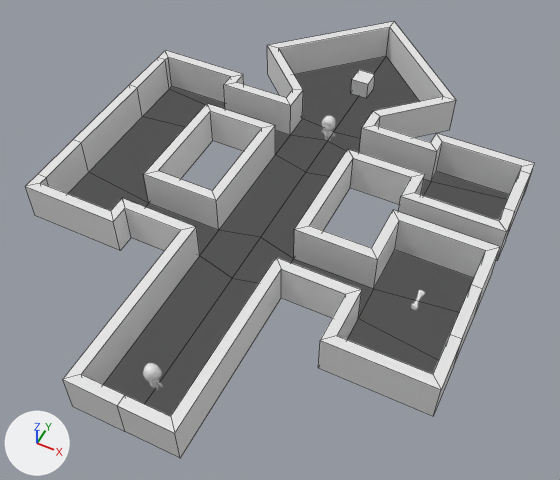
Renders of the Blender file scenes/level1.blend from each side of a commit.
One viewpoint serves both versions: a camera (50 mm lens) standing at (11.9, -20.4, 27.5) and looking at (0.6, 2.3, -0.8). The axes (+X, +Y, +Z) are drawn at lower left. The lights are the same throughout. Mesh edges are drawn as thin lines on the coarser meshes.

Before the edit, the objects in view are built like this:
```python
me_floor_001 = bpy.data.meshes.new('Floor.001')
me_floor_001.from_pydata(...)  # 181 vertices, 159 faces; spans x -10.5..10.5, y -10.0..18.5, z 0.0..2.0
me_walkmesh = bpy.data.meshes.new('WalkMesh')
me_walkmesh.from_pydata(...)  # 49 vertices, 27 faces; spans x -10.0..10.0, y -9.5..17.8, z 0.0
ob_floor = bpy.data.objects.new('Floor', me_floor_001)
ob_floor.location = (0.0, 0.0, 0.0)
ob_walkmesh = bpy.data.objects.new('WalkMesh', me_walkmesh)
ob_walkmesh.location = (0.0, 0.0, 0.0)
```
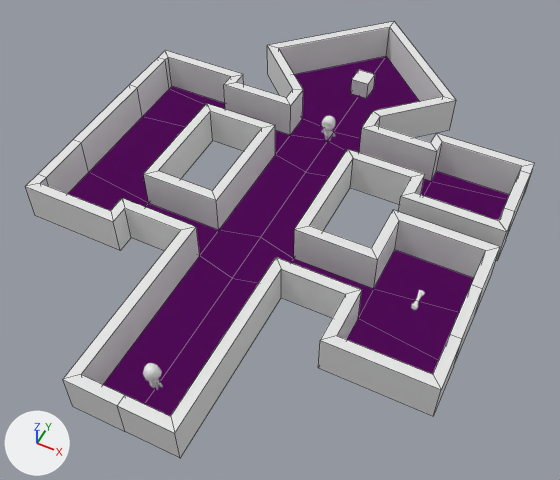
Location of each change, (x1, y1, x2, y2) in pixels of the pictures (560 x 480 px):
'WalkMesh', recoloured: (68, 57, 509, 416) in both

What the commit changed:
Material 'WalkMesh' (mat_walkmesh) is new.
Its base color is (0.674, 0.0162, 0.8) (pink #d622e7).
me_walkmesh has 49 vertices, 27 faces and spans x -10.0..10.0, y -9.5..17.8, z 0.0.
me_walkmesh now uses material mat_walkmesh (pink #d622e7).
